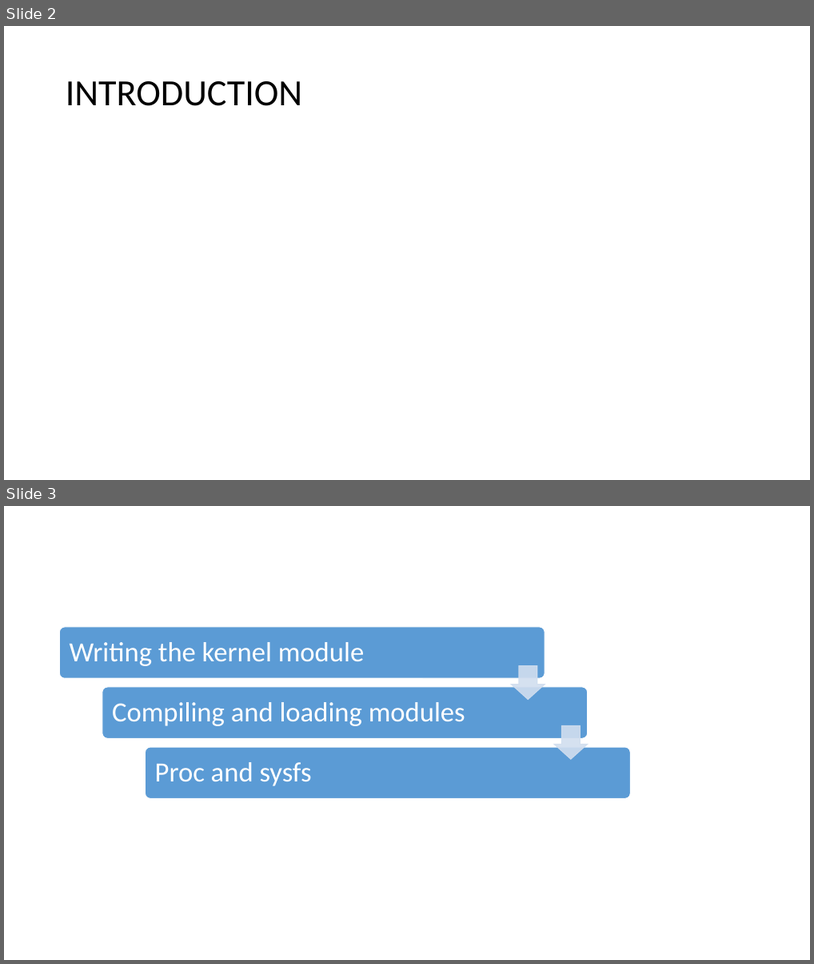
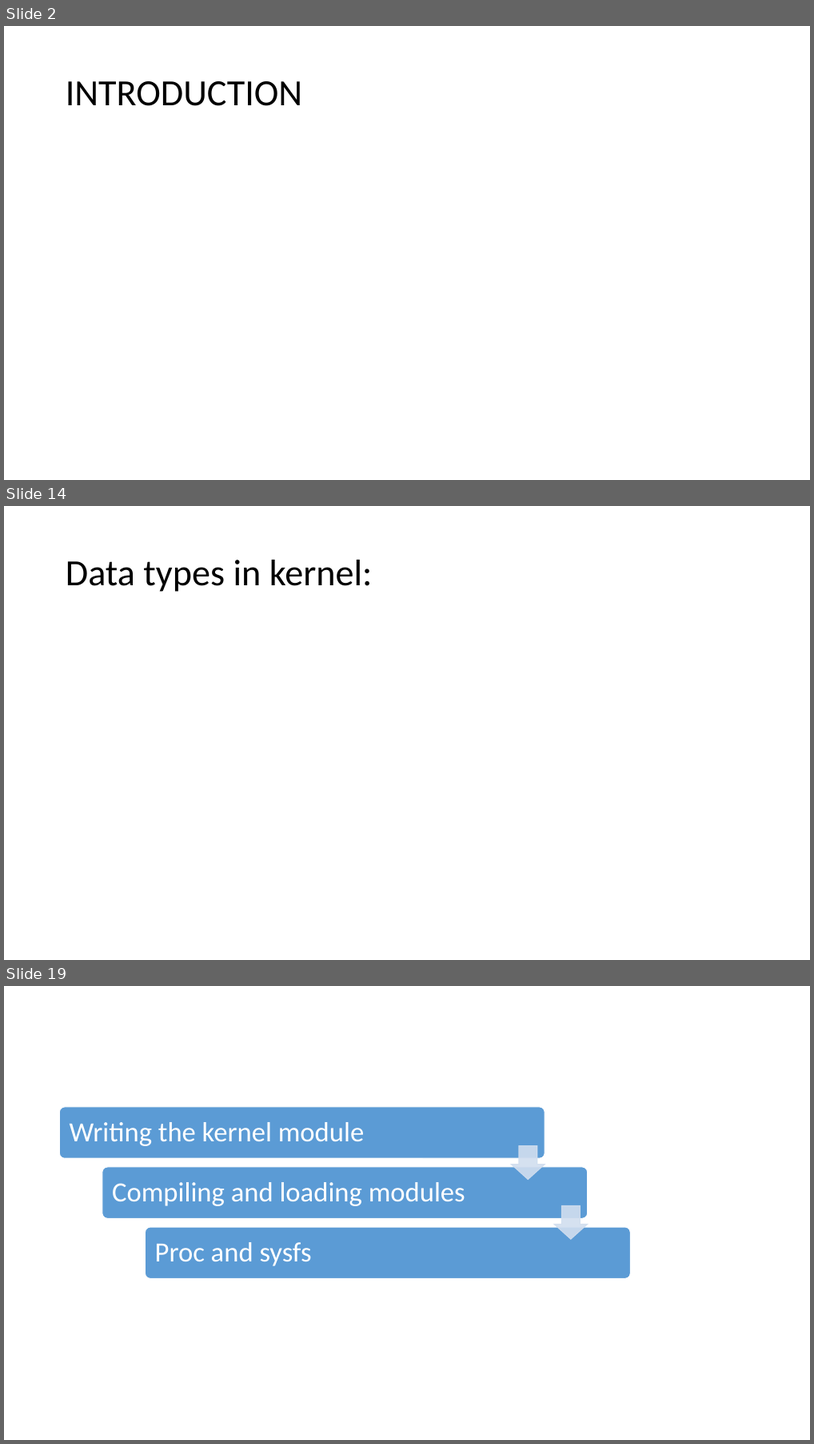
Before and after one commit to nihadjifri/Linux-device-drivers, a slide deck: ldd.pptx. Shown one above the other, each under a label of ours: slides 2 and 3 before the commit, slides 2, 14 and 19 after it; the slides between them are not shown. The pictures are 814x964 and 814x1444 pixels, drawn with LibreOffice and Linux fonts; fonts in the diff are those of the drawing. Boxes give left, top, right and bottom in pixels: in the first picture for what was removed or moved away, otherwise in the second. Text is boxed around its words. In the diff, an @@ line names an element or a change of style, - is before the commit and + after.

```diff
--- a/ldd.pptx
+++ b/ldd.pptx
@@ slide 14 added at <box>4,506,810,960</box>, background #FFFFFF @@
@@ title added at <box>66,560,373,592</box>, 44 pt, text #000000 @@
+Data types in kernel:
@@ what was slide 3 is now slide 19 @@
```
Also in this commit, not shown: 15 other slides added.
